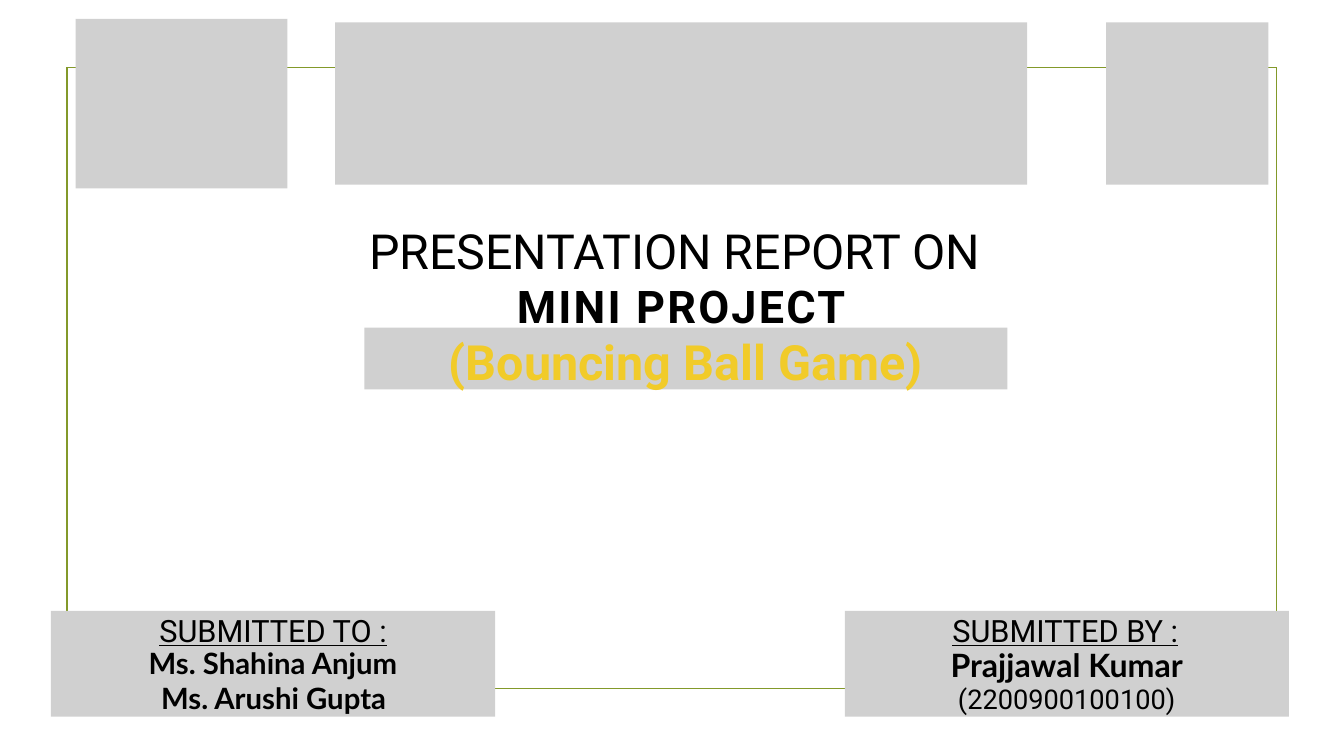
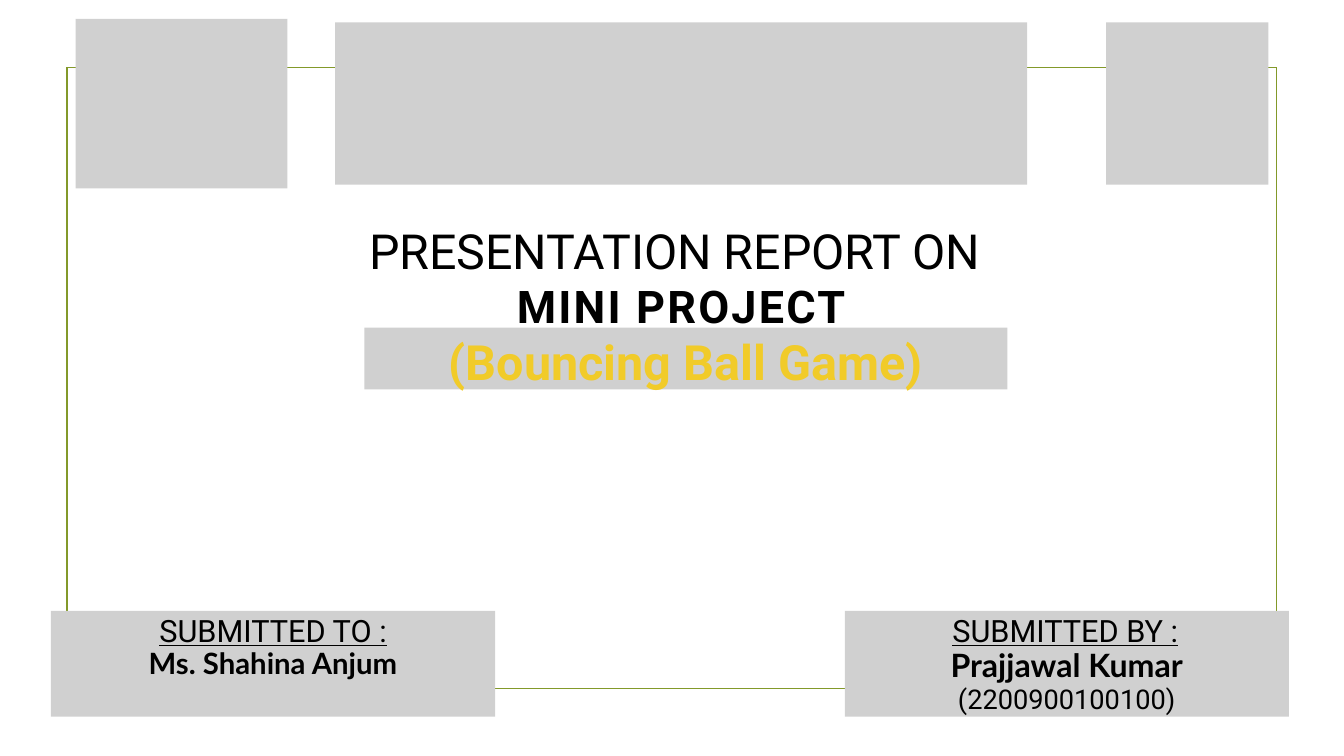
Before and after one commit to Prajjawal-kumar/Project--Bouncing-Ball-Simulator-, a slide deck: slide 1 of Project Files/Bouncing Ball Game PPT.pptx. Drawn at 1344x756 pixels with LibreOffice and Linux fonts; fonts in the diff are those of the drawing; grey boxes stand for pictures; background and template pictures are left out. Boxes give left, top, right and bottom in pixels: in the first picture for what was removed or moved away, otherwise in the second. Text is boxed around its words. In the diff, an @@ line names an element or a change of style, - is before the commit and + after.

```diff
--- a/Project Files/Bouncing Ball Game PPT.pptx
+++ b/Project Files/Bouncing Ball Game PPT.pptx
@@ text removed at box(161, 687, 386, 714) @@
-Ms. Arushi Gupta
```
Also in this commit, not shown: 9 other files.
